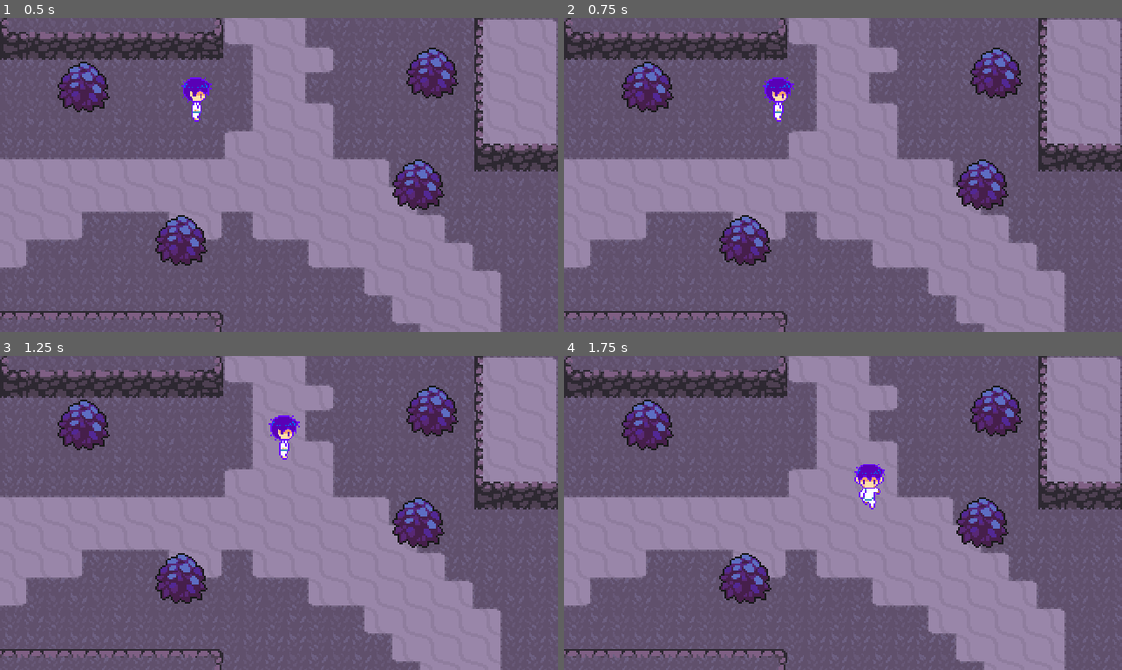
Above: before the commit, frames 1-4 (two rows, left to right).
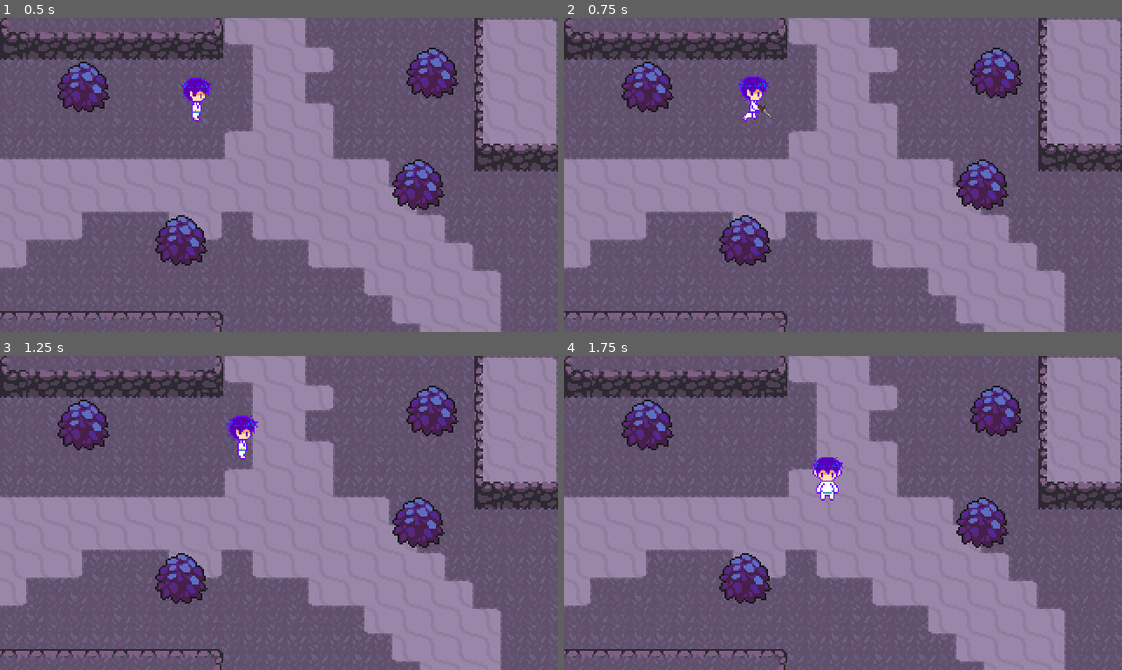
Above: after the commit, the same moments.

Repository: Seadig94/2021GameProject
Game: Godot game, scene res://World.tscn
Two runs of this game, one before a commit and one after it. Both use one fixed random seed, a clock stepped at 60 frames per second and the inputs below.
Inputs:
- Up to frame 1 (0.5 s): no input
- Up to frame 2 (0.75 s): tap Enter at 0.5 s; hold Right (ui_right) from 0.53 s (still down); tap Space (attack, bound only after the commit) at 0.6 s
- Up to frame 3 (1.25 s): keep holding Right (ui_right)
- Up to frame 4 (1.75 s): release Right (ui_right) at 1.28 s; hold Down (ui_down) from 1.28 s (still down); tap Space (attack, bound only after the commit) at 1.35 s

Frame 1 is identical in both runs. In frame 2, 0.8% of the frame differs, in the area x 31-42%, y 18-34%; in frame 3, 0.8%; in frame 4, 1.0%, in the area x 44-58%, y 32-49%.

Commit message:
26/05/21
Started the attacking function. Still very buggy and doesn't have any collisions properties yet. Will fix.

Diff:
--- a/Hero/Player/Player.gd
+++ b/Hero/Player/Player.gd
@@ -4,6 +4,12 @@
 const MAX_SPEED = 80
 const FRICTION = 500
 
+enum  {
+	MOVE,
+	ATTACK
+}
+
+var state = MOVE
 var velocity = Vector2.ZERO
 
 
@@ -11,7 +17,18 @@
 onready var animationTree = $AnimationTree
 onready var animationState = animationTree.get("parameters/playback")
 
+func _ready():
+	animationTree.active = true
+
 func _physics_process(delta):
+	match state:
+		MOVE:
+			move_state(delta)
+
+		ATTACK:
+			attack_state(delta)
+
+func move_state(delta):
 	var input_vector = Vector2.ZERO
 	input_vector.x = Input.get_action_strength("ui_right") - Input.get_action_strength("ui_left")
 	input_vector.y = Input.get_action_strength("ui_down") - Input.get_action_strength("ui_up")
@@ -20,6 +37,7 @@
 	if input_vector != Vector2.ZERO:
 		animationTree.set("parameters/Idle/blend_position", input_vector)
 		animationTree.set("parameters/Run/blend_position", input_vector)
+		animationTree.set("parameters/Attack/blend_position", input_vector)
 		animationState.travel("Run")
 		velocity = velocity.move_toward(input_vector * MAX_SPEED, ACCELERATION * delta)
 	else:
@@ -27,3 +45,12 @@
 		velocity = velocity.move_toward(Vector2.ZERO, FRICTION * delta)
 
 	velocity = move_and_slide(velocity)
+
+	if Input.is_action_just_pressed("attack"):
+		state = ATTACK
+
+func attack_state(delta):
+	animationState.travel("Attack")
+
+func attack_animation_finished():
+	state = MOVE
--- a/Hero/Player/Player.tscn
+++ b/Hero/Player/Player.tscn
@@ -8,6 +8,132 @@
 height = 0.0
 
 [sub_resource type="Animation" id=2]
+resource_name = "AttackDown"
+length = 0.3
+loop = true
+tracks/0/type = "value"
+tracks/0/path = NodePath("Sprite:frame")
+tracks/0/interp = 1
+tracks/0/loop_wrap = true
+tracks/0/imported = false
+tracks/0/enabled = true
+tracks/0/keys = {
+"times": PoolRealArray( 0, 0.02, 0.06, 0.09, 0.15, 0.18, 0.2 ),
+"transitions": PoolRealArray( 1, 1, 1, 1, 1, 1, 1 ),
+"update": 1,
+"values": [ 2, 3, 3, 4, 5, 6, 7 ]
+}
+tracks/1/type = "method"
+tracks/1/path = NodePath(".")
+tracks/1/interp = 1
+tracks/1/loop_wrap = true
+tracks/1/imported = false
+tracks/1/enabled = true
+tracks/1/keys = {
+"times": PoolRealArray( 0 ),
+"transitions": PoolRealArray( 1 ),
+"values": [ {
+"args": [  ],
+"method": "attack_animation_finished"
+} ]
+}
+
+[sub_resource type="Animation" id=25]
+resource_name = "AttackLeft"
+length = 0.34
+loop = true
+tracks/0/type = "value"
+tracks/0/path = NodePath("Sprite:frame")
+tracks/0/interp = 1
+tracks/0/loop_wrap = true
+tracks/0/imported = false
+tracks/0/enabled = true
+tracks/0/keys = {
+"times": PoolRealArray( 0, 0.02, 0.05, 0.11, 0.17, 0.23, 0.3, 0.36 ),
+"transitions": PoolRealArray( 1, 1, 1, 1, 1, 1, 1, 1 ),
+"update": 1,
+"values": [ 54, 55, 56, 57, 58, 59, 60, 60 ]
+}
+tracks/1/type = "method"
+tracks/1/path = NodePath(".")
+tracks/1/interp = 1
+tracks/1/loop_wrap = true
+tracks/1/imported = false
+tracks/1/enabled = true
+tracks/1/keys = {
+"times": PoolRealArray( 0.2 ),
+"transitions": PoolRealArray( 1 ),
+"values": [ {
+"args": [  ],
+"method": "attack_animation_finished"
+} ]
+}
+
+[sub_resource type="Animation" id=26]
+resource_name = "AttackRight"
+length = 0.35
+loop = true
+step = 0.05
+tracks/0/type = "value"
+tracks/0/path = NodePath("Sprite:frame")
+tracks/0/interp = 1
+tracks/0/loop_wrap = true
+tracks/0/imported = false
+tracks/0/enabled = true
+tracks/0/keys = {
+"times": PoolRealArray( 0, 0.05, 0.1, 0.15, 0.2, 0.25, 0.3 ),
+"transitions": PoolRealArray( 1, 1, 1, 1, 1, 1, 1 ),
+"update": 1,
+"values": [ 44, 45, 46, 47, 48, 49, 50 ]
+}
+tracks/1/type = "method"
+tracks/1/path = NodePath(".")
+tracks/1/interp = 1
+tracks/1/loop_wrap = true
+tracks/1/imported = false
+tracks/1/enabled = true
+tracks/1/keys = {
+"times": PoolRealArray( 0.25 ),
+"transitions": PoolRealArray( 1 ),
+"values": [ {
+"args": [  ],
+"method": "attack_animation_finished"
+} ]
+}
+
+[sub_resource type="Animation" id=27]
+resource_name = "AttackUp"
+length = 0.3
+loop = true
+step = 0.05
+tracks/0/type = "value"
+tracks/0/path = NodePath("Sprite:frame")
+tracks/0/interp = 1
+tracks/0/loop_wrap = true
+tracks/0/imported = false
+tracks/0/enabled = true
+tracks/0/keys = {
+"times": PoolRealArray( 0, 0.05, 0.1, 0.15, 0.2, 0.25 ),
+"transitions": PoolRealArray( 1, 1, 1, 1, 1, 1 ),
+"update": 1,
+"values": [ 63, 64, 65, 66, 67, 68 ]
+}
+tracks/1/type = "method"
+tracks/1/path = NodePath(".")
+tracks/1/interp = 1
+tracks/1/loop_wrap = true
+tracks/1/imported = false
+tracks/1/enabled = true
+tracks/1/keys = {
+"times": PoolRealArray( 0.1 ),
+"transitions": PoolRealArray( 1 ),
+"values": [ {
+"args": [  ],
+"method": "attack_animation_finished"
+} ]
+}
+
+[sub_resource type="Animation" id=3]
 length = 0.1
 loop = true
 tracks/0/type = "value"
@@ -47,22 +173,6 @@
 "values": [ 0 ]
 }
 
-[sub_resource type="Animation" id=3]
-length = 0.1
-loop = true
-tracks/0/type = "value"
-tracks/0/path = NodePath("Sprite:frame")
-tracks/0/interp = 1
-tracks/0/loop_wrap = true
-tracks/0/imported = false
-tracks/0/enabled = true
-tracks/0/keys = {
-"times": PoolRealArray( 0.1 ),
-"transitions": PoolRealArray( 1 ),
-"update": 1,
-"values": [ 8 ]
-}
-
 [sub_resource type="Animation" id=4]
 length = 0.1
 loop = true
@@ -73,10 +183,10 @@
 tracks/0/imported = false
 tracks/0/enabled = true
 tracks/0/keys = {
-"times": PoolRealArray( 0 ),
-"transitions": PoolRealArray( 1 ),
-"update": 1,
-"values": [ 10 ]
+"times": PoolRealArray( 0.1 ),
+"transitions": PoolRealArray( 1 ),
+"update": 1,
+"values": [ 8 ]
 }
 
 [sub_resource type="Animation" id=5]
@@ -92,10 +202,26 @@
 "times": PoolRealArray( 0 ),
 "transitions": PoolRealArray( 1 ),
 "update": 1,
+"values": [ 10 ]
+}
+
+[sub_resource type="Animation" id=6]
+length = 0.1
+loop = true
+tracks/0/type = "value"
+tracks/0/path = NodePath("Sprite:frame")
+tracks/0/interp = 1
+tracks/0/loop_wrap = true
+tracks/0/imported = false
+tracks/0/enabled = true
+tracks/0/keys = {
+"times": PoolRealArray( 0 ),
+"transitions": PoolRealArray( 1 ),
+"update": 1,
 "values": [ 9 ]
 }
 
-[sub_resource type="Animation" id=6]
+[sub_resource type="Animation" id=7]
 length = 1.2
 loop = true
 tracks/0/type = "value"
@@ -159,69 +285,100 @@
 "values": [ 24, 25, 24, 23 ]
 }
 
-[sub_resource type="AnimationNodeAnimation" id=10]
+[sub_resource type="AnimationNodeAnimation" id=28]
+animation = "AttackLeft"
+
+[sub_resource type="AnimationNodeAnimation" id=29]
+animation = "AttackDown"
+
+[sub_resource type="AnimationNodeAnimation" id=30]
+animation = "AttackUp"
+
+[sub_resource type="AnimationNodeAnimation" id=31]
+animation = "AttackRight"
+
+[sub_resource type="AnimationNodeBlendSpace2D" id=32]
+blend_point_0/node = SubResource( 28 )
+blend_point_0/pos = Vector2( -1, 0 )
+blend_point_1/node = SubResource( 29 )
+blend_point_1/pos = Vector2( 0, 1.1 )
+blend_point_2/node = SubResource( 30 )
+blend_point_2/pos = Vector2( 0, -1.1 )
+blend_point_3/node = SubResource( 31 )
+blend_point_3/pos = Vector2( 1, 0 )
+min_space = Vector2( -1, -1.1 )
+max_space = Vector2( 1, 1.1 )
+blend_mode = 1
+
+[sub_resource type="AnimationNodeAnimation" id=11]
 animation = "IdleDown"
 
-[sub_resource type="AnimationNodeAnimation" id=11]
+[sub_resource type="AnimationNodeAnimation" id=12]
 animation = "IdleRight"
 
-[sub_resource type="AnimationNodeAnimation" id=12]
+[sub_resource type="AnimationNodeAnimation" id=13]
 animation = "IdleUp"
 
-[sub_resource type="AnimationNodeAnimation" id=13]
+[sub_resource type="AnimationNodeAnimation" id=14]
 animation = "IdleLeft"
 
-[sub_resource type="AnimationNodeBlendSpace2D" id=14]
-blend_point_0/node = SubResource( 10 )
+[sub_resource type="AnimationNodeBlendSpace2D" id=15]
+blend_point_0/node = SubResource( 11 )
 blend_point_0/pos = Vector2( 0, 1.2 )
-blend_point_1/node = SubResource( 11 )
+blend_point_1/node = SubResource( 12 )
 blend_point_1/pos = Vector2( 1, 0 )
-blend_point_2/node = SubResource( 12 )
+blend_point_2/node = SubResource( 13 )
 blend_point_2/pos = Vector2( 0, -1.2 )
-blend_point_3/node = SubResource( 13 )
+blend_point_3/node = SubResource( 14 )
 blend_point_3/pos = Vector2( -1, 0 )
 blend_mode = 1
 
-[sub_resource type="AnimationNodeAnimation" id=15]
+[sub_resource type="AnimationNodeAnimation" id=16]
 animation = "WalkLeft"
 
-[sub_resource type="AnimationNodeAnimation" id=16]
+[sub_resource type="AnimationNodeAnimation" id=17]
 animation = "WalkDown"
 
-[sub_resource type="AnimationNodeAnimation" id=17]
+[sub_resource type="AnimationNodeAnimation" id=18]
 animation = "WalkRight"
 
-[sub_resource type="AnimationNodeAnimation" id=18]
+[sub_resource type="AnimationNodeAnimation" id=19]
 animation = "WalkUp"
 
-[sub_resource type="AnimationNodeBlendSpace2D" id=19]
+[sub_resource type="AnimationNodeBlendSpace2D" id=20]
 auto_triangles = false
-blend_point_0/node = SubResource( 15 )
+blend_point_0/node = SubResource( 16 )
 blend_point_0/pos = Vector2( -1, 0 )
-blend_point_1/node = SubResource( 16 )
+blend_point_1/node = SubResource( 17 )
 blend_point_1/pos = Vector2( 0, 1.3 )
-blend_point_2/node = SubResource( 17 )
+blend_point_2/node = SubResource( 18 )
 blend_point_2/pos = Vector2( 1, 0 )
-blend_point_3/node = SubResource( 18 )
+blend_point_3/node = SubResource( 19 )
 blend_point_3/pos = Vector2( 0, -1.4 )
 triangles = PoolIntArray( 0, 1, 2, 0, 2, 3 )
 min_space = Vector2( -1, -1.21 )
 max_space = Vector2( 1, 1.1 )
 blend_mode = 1
 
-[sub_resource type="AnimationNodeStateMachineTransition" id=20]
-
 [sub_resource type="AnimationNodeStateMachineTransition" id=21]
 
-[sub_resource type="AnimationNodeStateMachine" id=22]
-states/Idle/node = SubResource( 14 )
+[sub_resource type="AnimationNodeStateMachineTransition" id=22]
+
+[sub_resource type="AnimationNodeStateMachineTransition" id=33]
+
+[sub_resource type="AnimationNodeStateMachineTransition" id=34]
+
+[sub_resource type="AnimationNodeStateMachine" id=23]
+states/Attack/node = SubResource( 32 )
+states/Attack/position = Vector2( 572, 143 )
+states/Idle/node = SubResource( 15 )
 states/Idle/position = Vector2( 567, 70 )
-states/Run/node = SubResource( 19 )
+states/Run/node = SubResource( 20 )
 states/Run/position = Vector2( 804, 70 )
-transitions = [ "Idle", "Run", SubResource( 20 ), "Run", "Idle", SubResource( 21 ) ]
+transitions = [ "Idle", "Run", SubResource( 21 ), "Run", "Idle", SubResource( 22 ), "Idle", "Attack", SubResource( 33 ), "Attack", "Idle", SubResource( 34 ) ]
 start_node = "Idle"
 
-[sub_resource type="AnimationNodeStateMachinePlayback" id=23]
+[sub_resource type="AnimationNodeStateMachinePlayback" id=24]
 
 [node name="Player" type="KinematicBody2D"]
 position = Vector2( -0.0787468, 0.15749 )
@@ -233,26 +390,31 @@
 texture = ExtResource( 1 )
 hframes = 8
 vframes = 9
-frame = 10
+frame = 44
 
 [node name="CollisionShape2D" type="CollisionShape2D" parent="."]
 scale = Vector2( 1.21207, 1.01058 )
 shape = SubResource( 1 )
 
 [node name="AnimationPlayer" type="AnimationPlayer" parent="."]
-anims/IdleDown = SubResource( 2 )
-anims/IdleLeft = SubResource( 3 )
-anims/IdleRight = SubResource( 4 )
-anims/IdleUp = SubResource( 5 )
-anims/WalkDown = SubResource( 6 )
-anims/WalkLeft = SubResource( 7 )
-anims/WalkRight = SubResource( 8 )
-anims/WalkUp = SubResource( 9 )
+anims/AttackDown = SubResource( 2 )
+anims/AttackLeft = SubResource( 25 )
+anims/AttackRight = SubResource( 26 )
+anims/AttackUp = SubResource( 27 )
+anims/IdleDown = SubResource( 3 )
+anims/IdleLeft = SubResource( 4 )
+anims/IdleRight = SubResource( 5 )
+anims/IdleUp = SubResource( 6 )
+anims/WalkDown = SubResource( 7 )
+anims/WalkLeft = SubResource( 8 )
+anims/WalkRight = SubResource( 9 )
+anims/WalkUp = SubResource( 10 )
 
 [node name="AnimationTree" type="AnimationTree" parent="."]
-tree_root = SubResource( 22 )
+tree_root = SubResource( 23 )
 anim_player = NodePath("../AnimationPlayer")
 active = true
-parameters/playback = SubResource( 23 )
+parameters/playback = SubResource( 24 )
+parameters/Attack/blend_position = Vector2( -0.670788, -0.0663793 )
 parameters/Idle/blend_position = Vector2( 0, 0 )
 parameters/Run/blend_position = Vector2( 0.162287, 0.432888 )
--- a/Hero/project.godot
+++ b/Hero/project.godot
@@ -49,6 +49,15 @@
 "svg/scale": 1.0
 }
 
+[input]
+
+attack={
+"deadzone": 0.5,
+"events": [ Object(InputEventKey,"resource_local_to_scene":false,"resource_name":"","device":0,"alt":false,"shift":false,"control":false,"meta":false,"command":false,"pressed":false,"scancode":32,"unicode":0,"echo":false,"script":null)
+, Object(InputEventKey,"resource_local_to_scene":false,"resource_name":"","device":0,"alt":false,"shift":false,"control":false,"meta":false,"command":false,"pressed":false,"scancode":74,"unicode":0,"echo":false,"script":null)
+ ]
+}
+
 [rendering]
 
 environment/default_environment="res://default_env.tres"
Not shown: 4 places in Hero/Player/Player.tscn that only renumber resources
